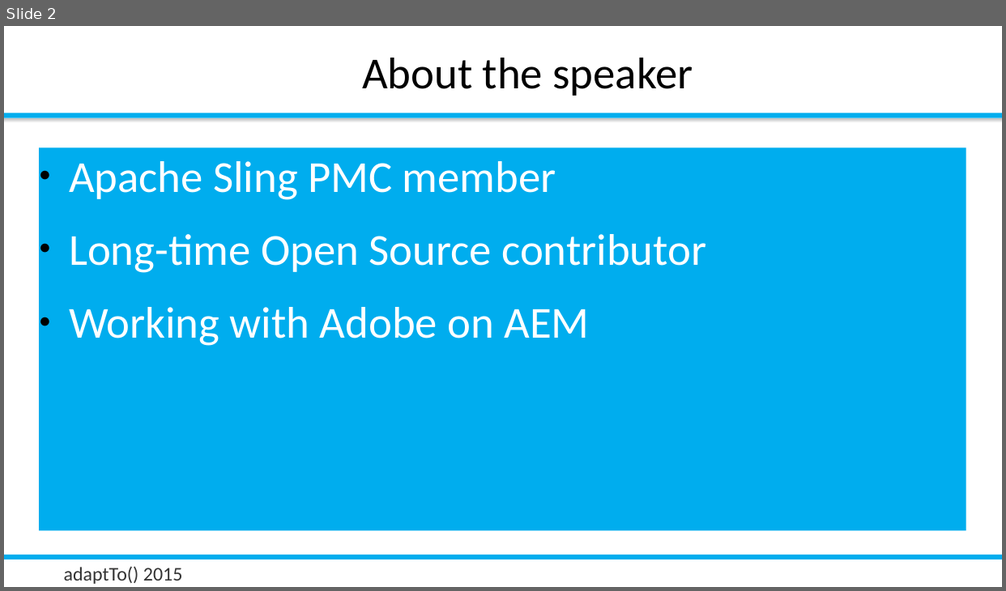
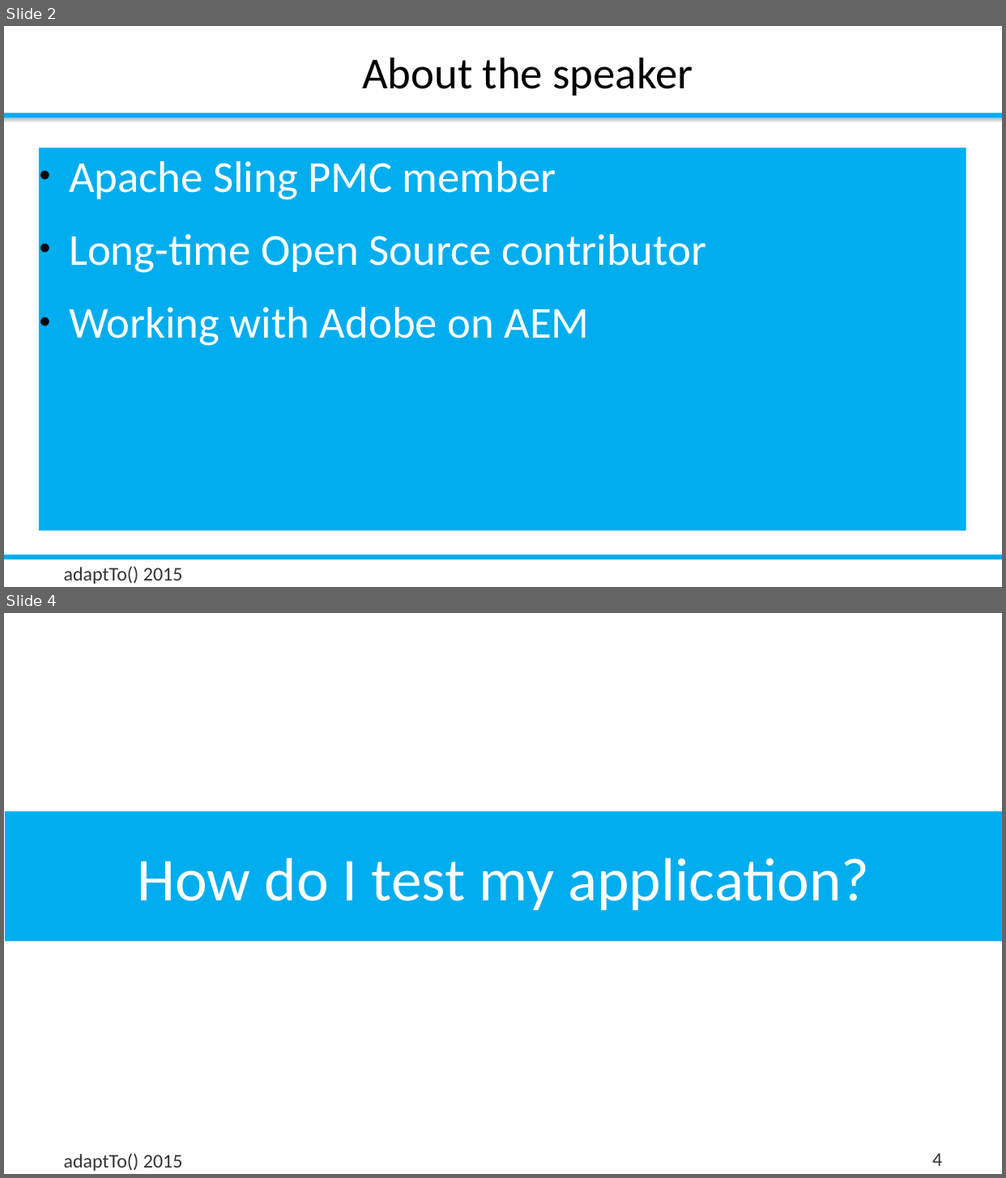
Before and after one commit to rombert/talks, a slide deck: adaptTo2015/How_Do_I_Test_My_Sling_Application-Robert_Munteanu.odp. Shown one above the other, each under a label of ours: slide 2 before the commit, slides 2 and 4 after it; the slides between them are not shown. The pictures are 1006x591 and 1006x1178 pixels, drawn with LibreOffice and Linux fonts; fonts in the diff are those of the drawing; background and template pictures are left out. Boxes give left, top, right and bottom in pixels: in the first picture for what was removed or moved away, otherwise in the second. Text is boxed around its words. In the diff, an @@ line names an element or a change of style, - is before the commit and + after.

Commit message:
adaptTo 2015: Checkpoint

```diff
--- a/adaptTo2015/How_Do_I_Test_My_Sling_Application-Robert_Munteanu.odp
+++ b/adaptTo2015/How_Do_I_Test_My_Sling_Application-Robert_Munteanu.odp
@@ slide 4 added at box(4, 613, 1002, 1174), background #FFFFFF @@
@@ title added at box(5, 811, 1002, 941), fill #00ADEE, 44 pt, text #FFFFFF @@
+How do I test my application?
@@ text added at box(64, 1153, 183, 1171), 14 pt, text #333333 @@
+adaptTo() 2015
@@ page number added at box(932, 1153, 942, 1166), 14 pt, text #333333 @@
+4
```
Also in this commit, not shown: 1 slide changed, 18 other slides added, 2 slides removed, 10 other files.
